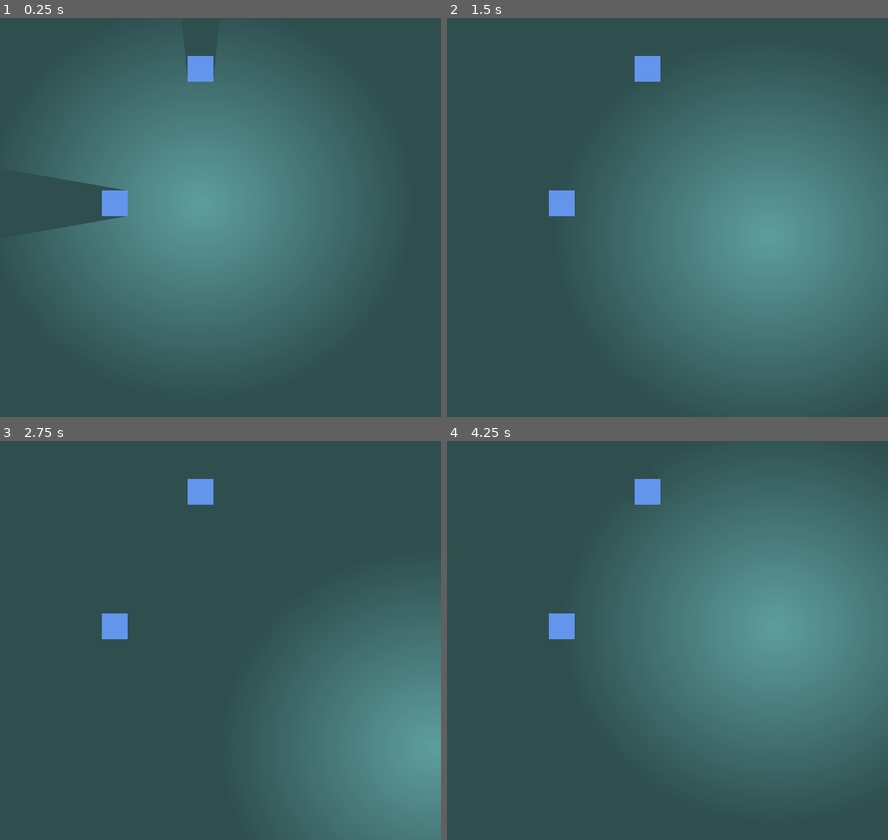
Above: before the commit, frames 1-4 (two rows, left to right).
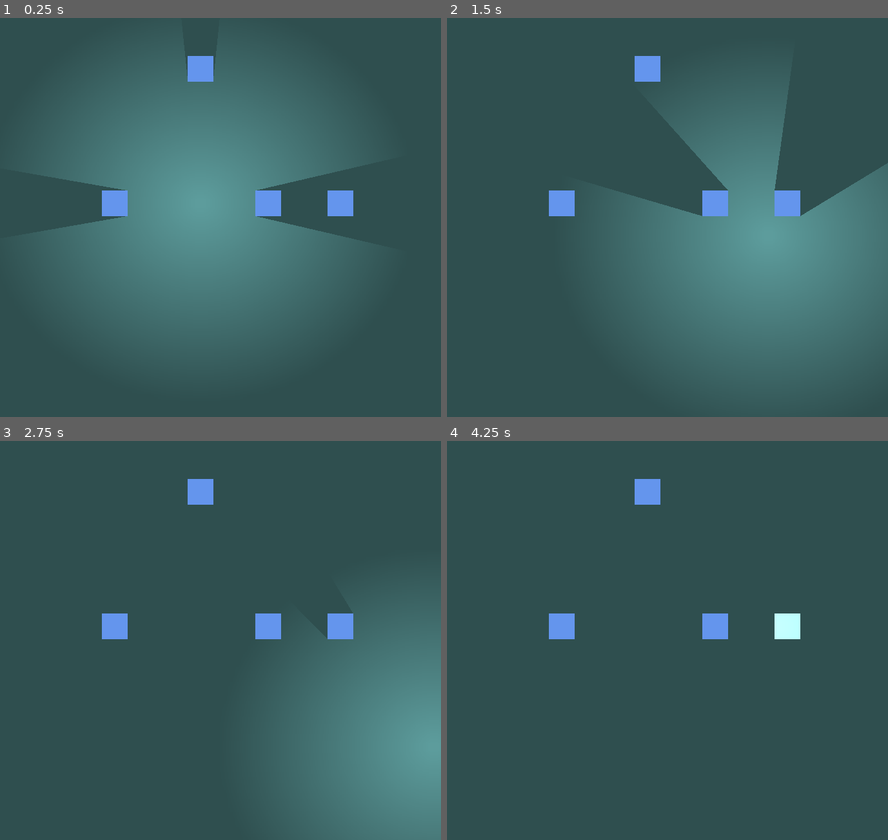
Above: after the commit, the same moments.

Repository: pyropyrope/FrogWithHat-demos
Game: Godot game, scene res://power_light_tester.tscn
Two runs of this game, one before a commit and one after it. Both use one fixed random seed, a clock stepped at 60 frames per second and the inputs below.
Inputs (mouse positions are in pixels of both pictures, inside the frame that each line leads up to):
- Up to frame 1 (0.25 s): no input
- Up to frame 2 (1.5 s): tap Enter at 0.5 s; move the mouse to (760, 189) at 0.52 s; hold D (right) 0.53-1.28 s; click (760, 189) at 0.67 s; move the mouse to (561, 233) at 1.27 s; hold S (down) from 1.28 s (still down)
- Up to frame 3 (2.75 s): move the mouse to (255, 544) at 2.02 s; release S (down) at 2.03 s; hold D (right) from 2.03 s (still down)
- Up to frame 4 (4.25 s): tap Space at 2.75 s; move the mouse to (632, 716) at 2.77 s; release D (right) at 2.78 s; hold W (up) 2.78-3.53 s; click (632, 716) at 2.92 s; move the mouse to (795, 696) at 3.52 s; hold A (left) from 3.53 s (still down)

The runs differ from the first frame. In frame 1, 2.5% of the frame differs, in the area x 57-81%, y 38-55%; in frame 2, 7.6%; in frame 3, 0.8%; in frame 4, 33%, in the area x 41-100%, y 12-81%.

Commit message:
funtional deleting uneeded rays also

Diff:
--- a/PowerLight.gd
+++ b/PowerLight.gd
@@ -20,8 +20,8 @@
 func _on_broad_sensor_body_shape_entered(body_rid, body, body_shape_index, local_shape_index):
 	#check if object cares about light
 	if check_light_sensitive(body) == true:
-		print(body)
 		start_tracking (body, true)
+
 
 #checks if object cares about light
 func check_light_sensitive(obj):
@@ -47,7 +47,8 @@
 		ray.setup(obj)
 		#adds to the tracking rays node
 		$TrackingRays.add_child(ray)
-		print($TrackingRays.get_child_count ())
+		$TrackingRays.add_to_dict(obj,ray)
+
 
 
 func move(delta):
@@ -65,3 +66,7 @@
 		velocity = velocity.normalized() * speed
 
 	position += velocity * delta
+
+
+func _on_broad_sensor_body_shape_exited(body_rid, body, body_shape_index, local_shape_index):
+	$TrackingRays.delete(body)
--- a/TrackingRays.gd
+++ b/TrackingRays.gd
@@ -1,5 +1,5 @@
 extends Node2D
-var rays = []
+var rays = {}
 
 
 # Called when the node enters the scene tree for the first time.
@@ -12,9 +12,15 @@
 	pass
 
 func _physics_process(delta):
-	#rays = get_children()
-	#update_ray_origin()
 	pass
 
 func update_ray_origin():
 	pass
+
+func delete(body):
+	rays[body].queue_free()
+	rays.erase(body)
+
+func add_to_dict(obj,ray):
+	rays[obj] = ray
+	print(rays)
--- a/light_for_solids.gd
+++ b/light_for_solids.gd
@@ -10,11 +10,8 @@
 
 # Called every frame. 'delta' is the elapsed time since the previous frame.
 func _physics_process(delta):
-
 	if target_object != null:
 		update_target_pos()
-
-
 
 func setup(solid):
 	target_object = solid
--- a/power_light.tscn
+++ b/power_light.tscn
@@ -40,3 +40,4 @@
 
 [connection signal="area_shape_entered" from="BroadSensor" to="." method="_on_broad_sensor_area_shape_entered"]
 [connection signal="body_shape_entered" from="BroadSensor" to="." method="_on_broad_sensor_body_shape_entered"]
+[connection signal="body_shape_exited" from="BroadSensor" to="." method="_on_broad_sensor_body_shape_exited"]
--- a/power_light_tester.tscn
+++ b/power_light_tester.tscn
@@ -21,14 +21,10 @@
 position = Vector2(327, 79)
 
 [node name="Solid3" parent="." instance=ExtResource("3_4cmtn")]
-visible = false
 position = Vector2(432, 288)
-light_sensitive = false
 
 [node name="Solid4" parent="." instance=ExtResource("3_4cmtn")]
-visible = false
 position = Vector2(544, 288)
-light_sensitive = false
 
 [node name="Area1" parent="." instance=ExtResource("2_ekwfi")]
 visible = false
